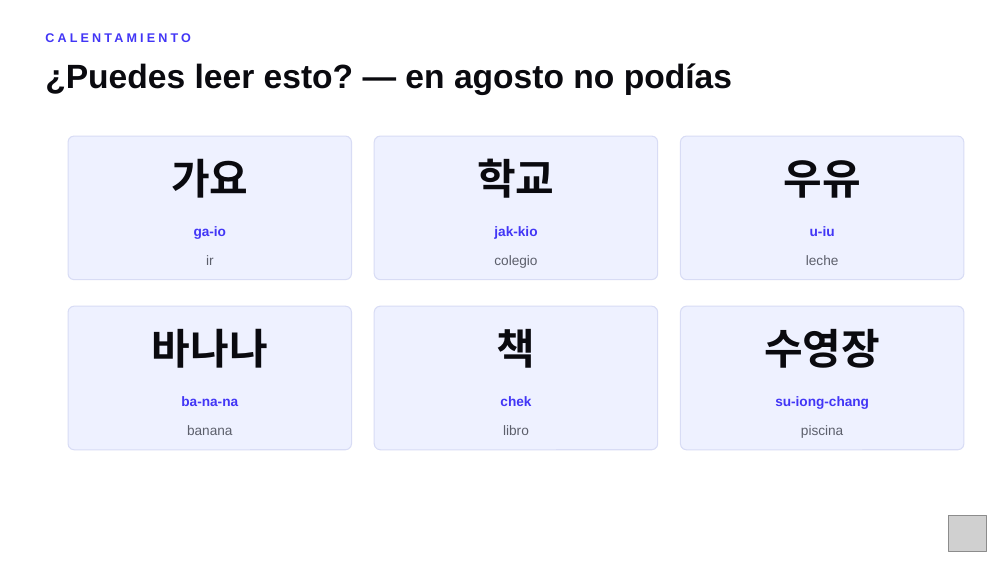
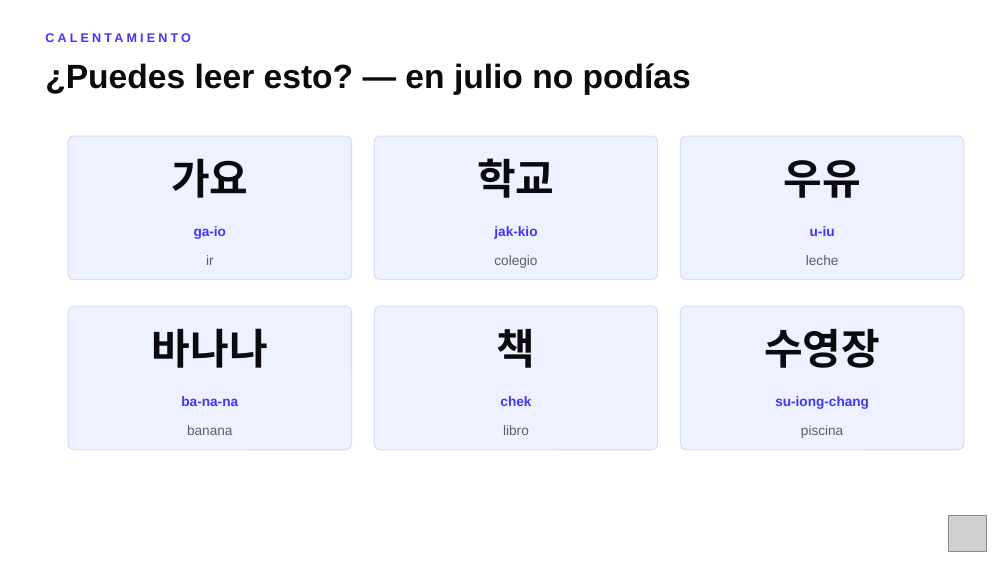
Before and after one commit to academiaseul/ACADEMIASEULWEB, a slide deck: slide 3 of A1_Nivel_1/Repaso_MidTerm_A1.pptx. Drawn at 1008x567 pixels with LibreOffice and Linux fonts; fonts in the diff are those of the drawing; grey boxes stand for pictures. Boxes give left, top, right and bottom in pixels: in the first picture for what was removed or moved away, otherwise in the second. Text is boxed around its words. In the diff, an @@ line names an element or a change of style, - is before the commit and + after.

```diff
--- a/A1_Nivel_1/Repaso_MidTerm_A1.pptx
+++ b/A1_Nivel_1/Repaso_MidTerm_A1.pptx
@@ text at (x1=45, y1=63, x2=691, y2=95): text changed @@
-¿Puedes leer esto? — en agosto no podías
+¿Puedes leer esto? — en julio no podías
```
Also in this commit, not shown: 13 other slides changed, 14 slides added, 3 other files.
